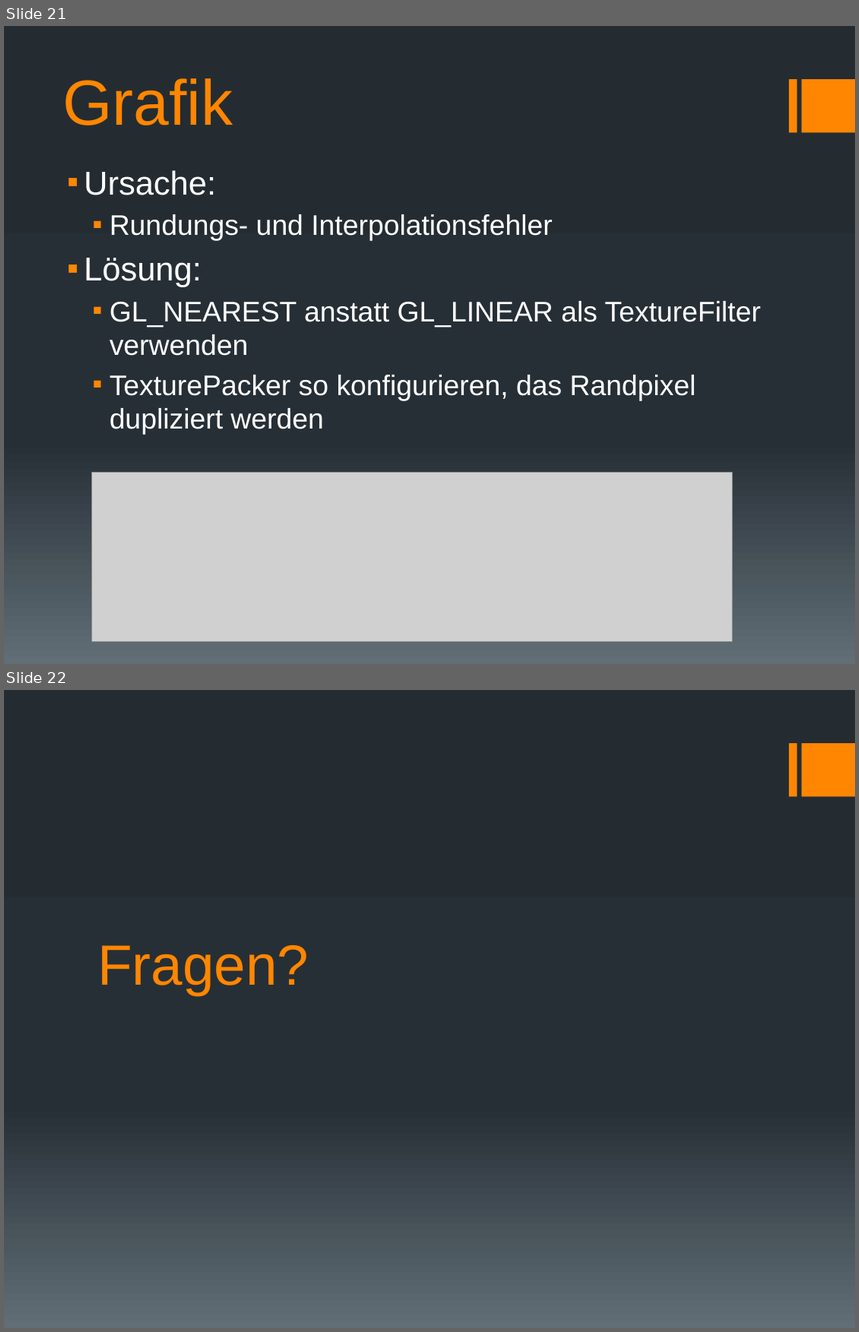
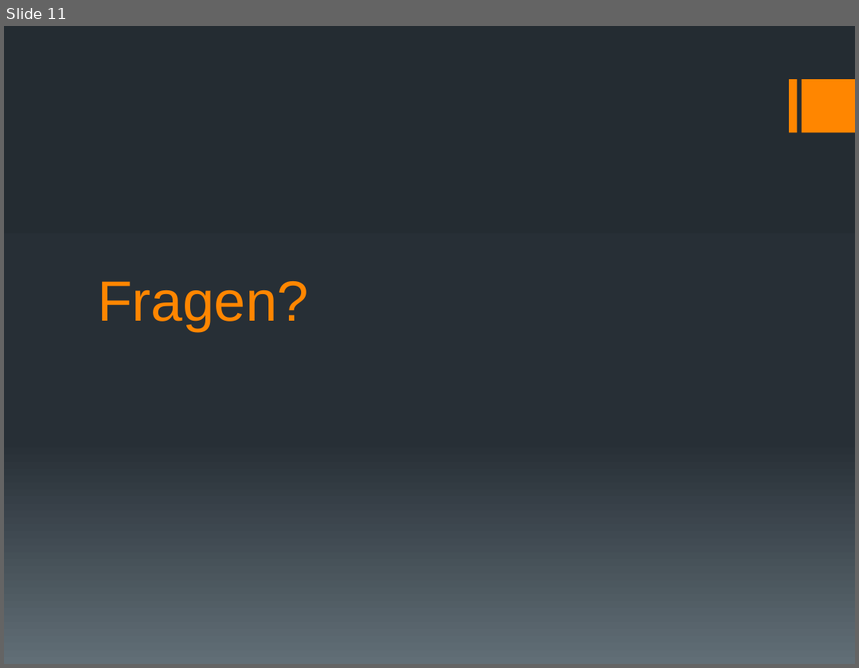
Before and after one commit to docker-apps/Docker, a slide deck: Documents/Schlusspräsentation/Schlussbericht_Präsentation_v1.pptx. Shown one above the other, each under a label of ours: slides 21 and 22 before the commit, slide 11 after it. The pictures are 859x1332 and 859x668 pixels, drawn with LibreOffice and Linux fonts; fonts in the diff are those of the drawing; grey boxes stand for pictures. Boxes give left, top, right and bottom in pixels: in the first picture for what was removed or moved away, otherwise in the second. Text is boxed around its words. In the diff, an @@ line names an element or a change of style, - is before the commit and + after.

```diff
--- a/Documents/Schlusspräsentation/Schlussbericht_Präsentation_v1.pptx
+++ b/Documents/Schlusspräsentation/Schlussbericht_Präsentation_v1.pptx
@@ slide 21 removed at <box>4,26,855,664</box>, background gradient #242C33 to #273037 to #636D76; not listed: 2 template elements that a slide beside it also shows @@
@@ title removed at <box>63,78,233,126</box> @@
-Grafik
@@ text removed at <box>84,170,761,435</box> @@
-▪ Ursache:
-  ▪ Rundungs- und Interpolationsfehler
-▪ Lösung:
-  ▪ GL_NEAREST anstatt GL_LINEAR als TextureFilter verwenden
-  ▪ TexturePacker so konfigurieren, das Randpixel dupliziert werden
@@ picture removed at <box>91,473,732,642</box> @@
@@ what was slide 22 is now slide 11 @@
```
Also in this commit, not shown: 8 slides added, 18 other slides removed, 2 other files.
